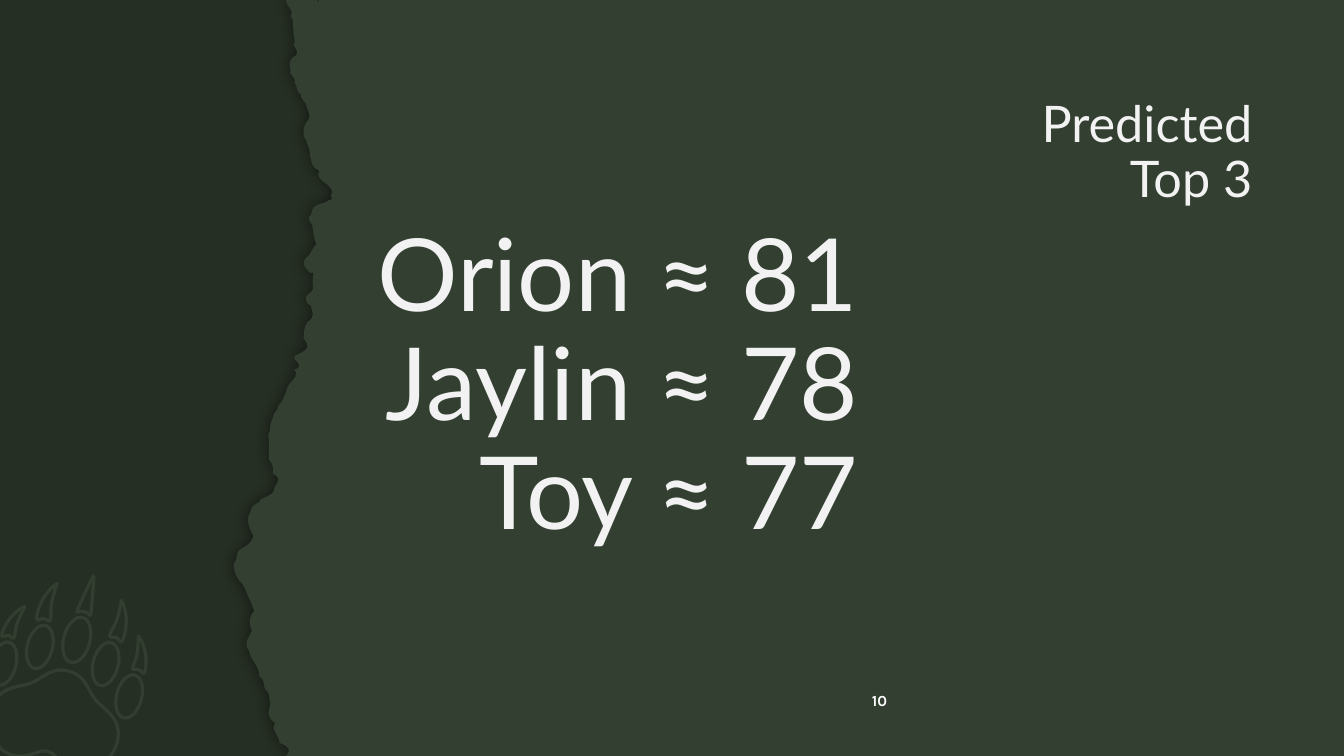
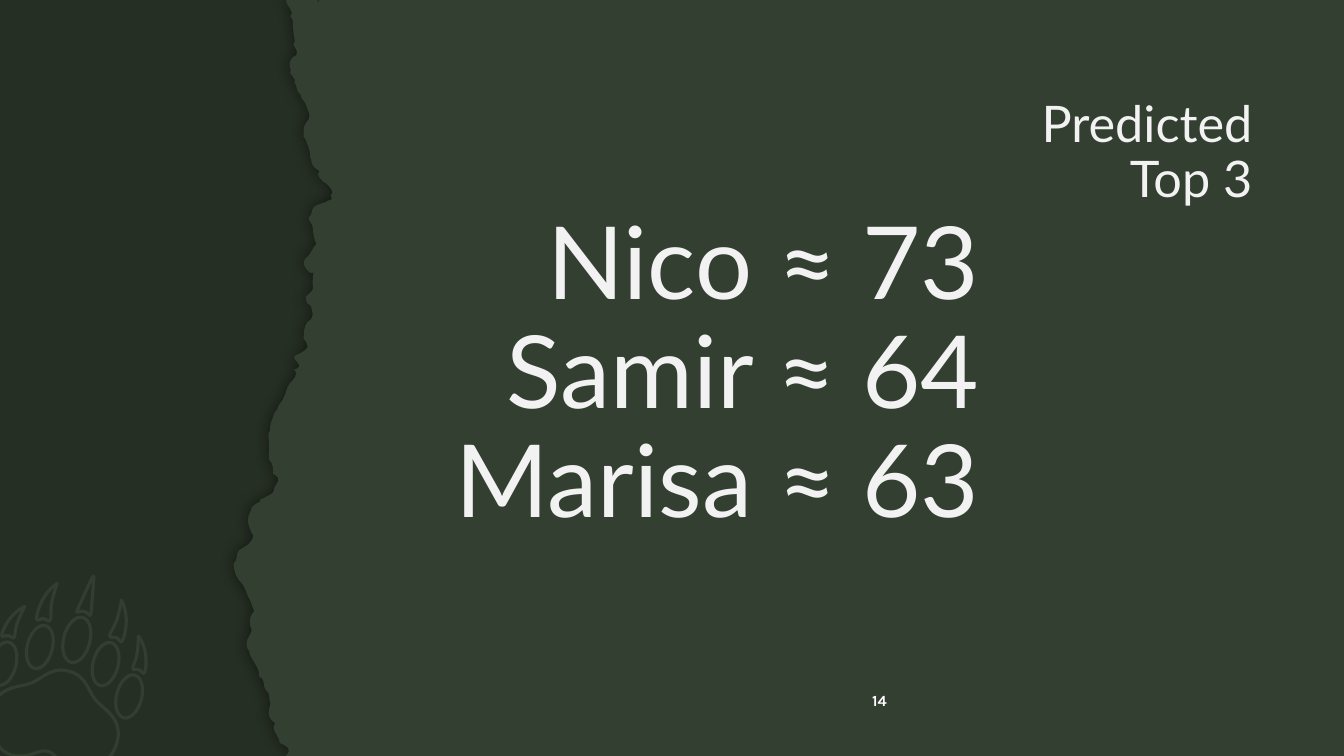
Before and after one commit to 2026-spring-machine-learning/mad-2026-spring-ml-algorithms, a slide deck: slide 14 of linear_regression/Survival Score Review and Predictions.pptx (slide 10 before the commit). Drawn at 1344x756 pixels with LibreOffice and Linux fonts; fonts in the diff are those of the drawing; background and template pictures are left out. Boxes give left, top, right and bottom in pixels: in the first picture for what was removed or moved away, otherwise in the second. Text is boxed around its words. In the diff, an @@ line names an element or a change of style, - is before the commit and + after.

```diff
--- a/linear_regression/Survival Score Review and Predictions.pptx
+++ b/linear_regression/Survival Score Review and Predictions.pptx
@@ text at (455,225,979,518): text changed @@
-Orion ≈ 81
-Jaylin ≈ 78
-Toy ≈ 77
+Nico ≈ 73
+Samir ≈ 64
+Marisa ≈ 63
@@ page number at (872,696,887,706): text changed @@
-10
+14
```
Also in this commit, not shown: 6 other slides changed, 4 slides added, 1 other file.
